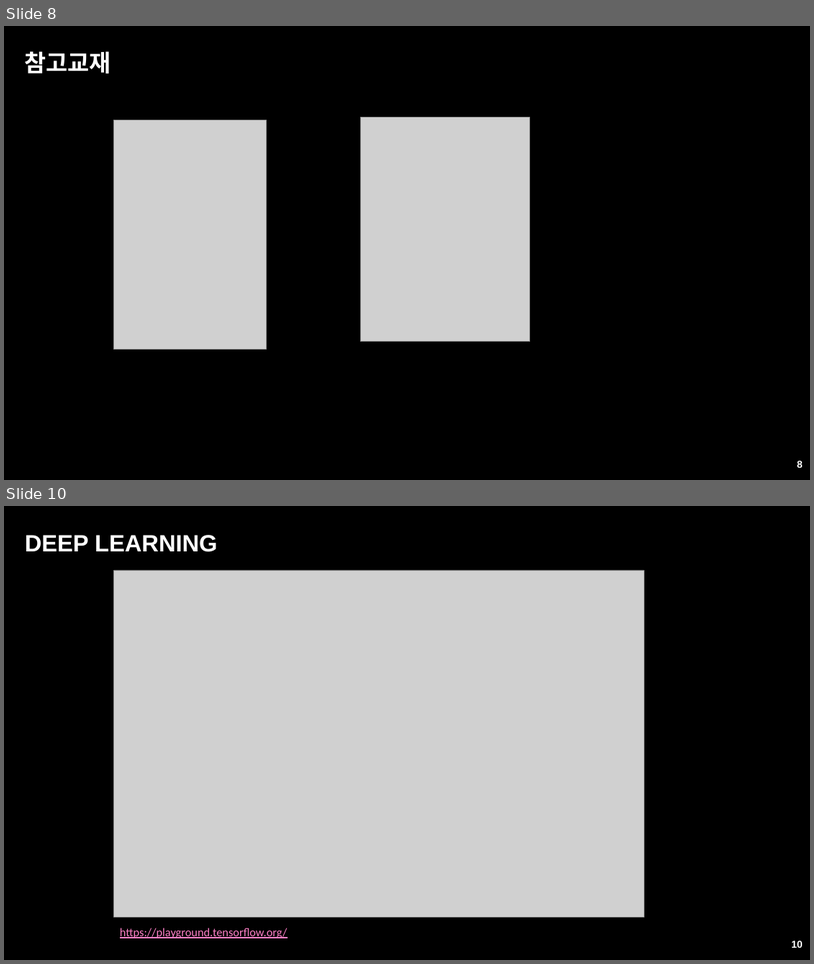
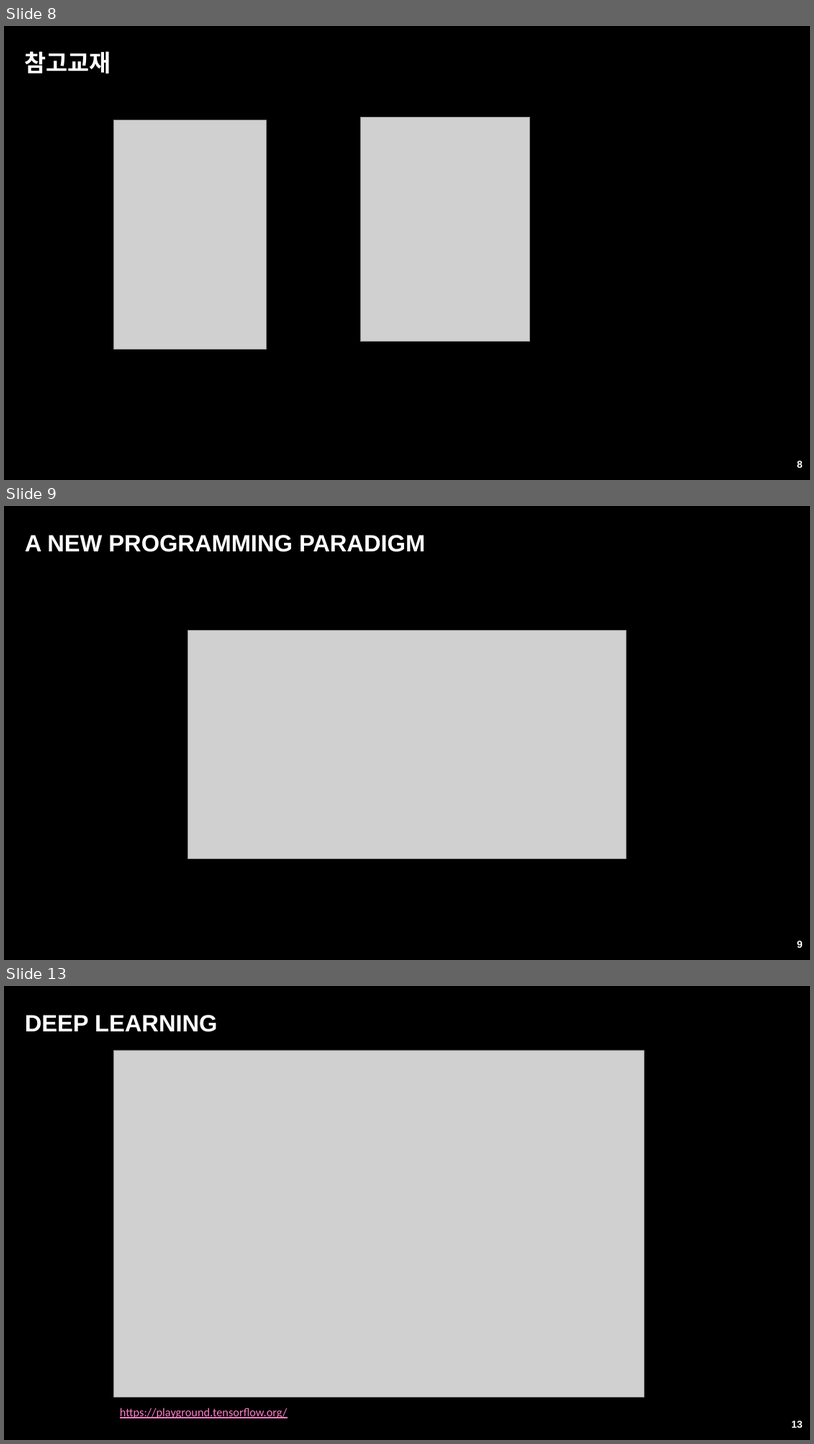
Before and after one commit to ancestor9/24_fall_Big-Data-Processing-coding-, a slide deck: 빅데이터처리.pptx. Shown one above the other, each under a label of ours: slides 8 and 10 before the commit, slides 8, 9 and 13 after it; the slides between them are not shown. The pictures are 814x964 and 814x1444 pixels, drawn with LibreOffice and Linux fonts; fonts in the diff are those of the drawing; grey boxes stand for pictures; background and template pictures are left out. Boxes give left, top, right and bottom in pixels: in the first picture for what was removed or moved away, otherwise in the second. Text is boxed around its words. In the diff, an @@ line names an element or a change of style, - is before the commit and + after.

```diff
--- a/빅데이터처리.pptx
+++ b/빅데이터처리.pptx
@@ slide 9 added at [4,506,810,960], background picture (left out) @@
@@ title added at [25,535,425,552], 28 pt, text #FFFFFF, bold @@
+A NEW PROGRAMMING PARADIGM
@@ picture added at [188,630,627,859] @@
@@ page number added at [797,940,803,947], 12 pt, text #FFFFFF, bold @@
+9
@@ what was slide 10 is now slide 13 @@
@@ page number at [792,1420,803,1427]: text changed @@
-10
+13
```
Also in this commit, not shown: 3 other slides added, 1 slide removed.
